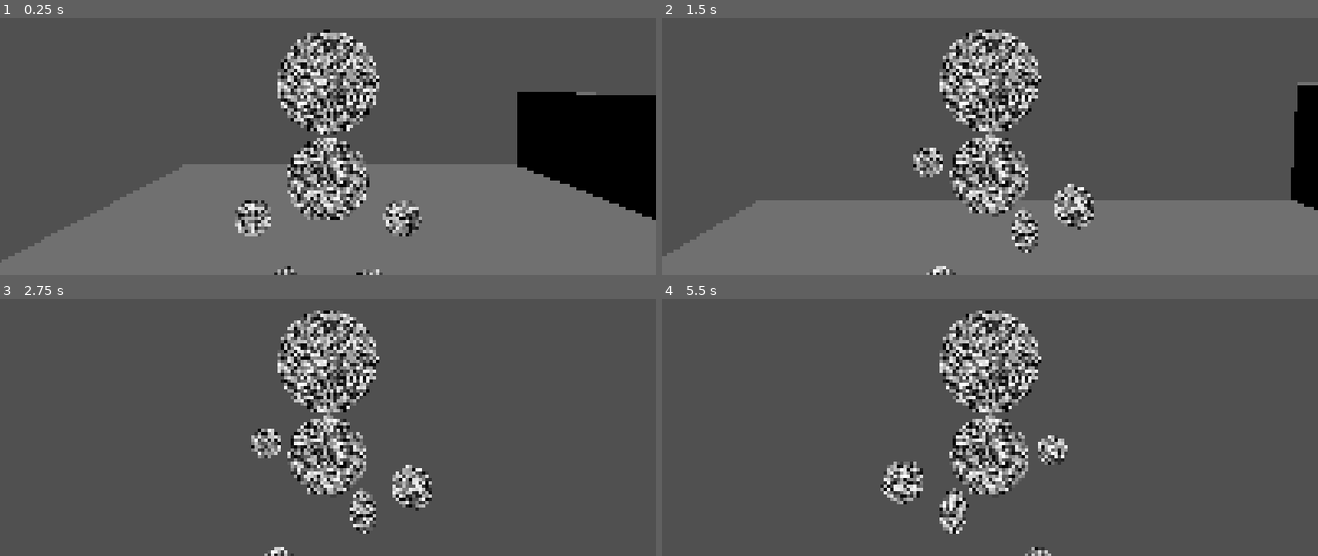
Above: before the commit, frames 1-4 (two rows, left to right).
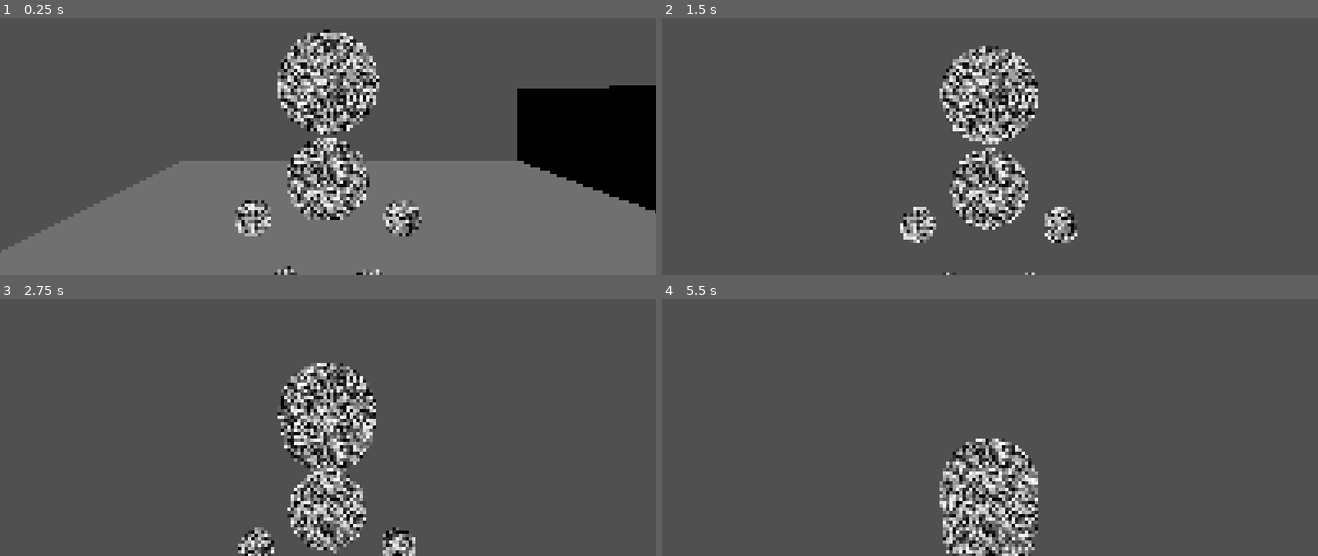
Above: after the commit, the same moments.

Repository: vvlfn/story-game
Game: Godot game, scene res://scenes/testScene/test.tscn
Two runs of this game, one before a commit and one after it. Both use one fixed random seed, a clock stepped at 60 frames per second and the inputs below.
Inputs:
- Up to frame 1 (0.25 s): no input
- Up to frame 2 (1.5 s): tap Enter at 0.5 s; hold Space (jump) 0.53-1.28 s; hold W (walk_forward) from 0.53 s (still down); tap Down (look_down) at 1.35 s
- Up to frame 3 (2.75 s): keep holding W (walk_forward); tap Space (jump) at 1.52, 1.55, 1.82 s; hold Space (jump) from 2.03 s (still down); tap Left (look_left) at 2.1 s
- Up to frame 4 (5.5 s): keep holding W (walk_forward); release Space (jump) at 2.78 s; tap Right (look_right) at 2.85 s; tap Space (jump) at 3.02, 3.05, 3.32, 4.35, 4.52, 4.82 s; hold Space (jump) 3.53-4.28 s; tap Up (look_up) at 3.6 s; hold Space (jump) from 5.03 s (still down); tap Down (look_down) at 5.1 s

The runs differ from the first frame. In frame 1, 2.4% of the frame differs, in the area x 0-100%, y 26-96%; in frame 2, 30%, in the area x 0-100%, y 4-100%; in frame 3, 7.6%; in frame 4, 8.6%.

Commit message:
some stuff i tihnk:

Diff:
--- /dev/null
+++ b/scenes/gameLevel/base_level.tscn
@@ -0,0 +1,9 @@
+[gd_scene load_steps=2 format=3 uid="uid://dvrhjvhhyoq3a"]
+
+[sub_resource type="PlaneMesh" id="PlaneMesh_tcsoj"]
+
+[node name="BaseLevel" type="Node3D"]
+
+[node name="MeshInstance3D" type="MeshInstance3D" parent="."]
+transform = Transform3D(6.481894, 0, 0, 0, 1, 0, 0, 0, 8.638813, 0, 0, 0)
+mesh = SubResource("PlaneMesh_tcsoj")
--- a/scenes/player/camera_controller.gd
+++ b/scenes/player/camera_controller.gd
@@ -1,7 +1,7 @@
 extends Node3D
 
 @onready var root: CharacterBody3D = get_parent()
-var SENSITIVITY: Vector2 = Vector2(3, 3)
+var SENSITIVITY: Vector2 = Vector2(2, 2)
 
 func _ready() -> void:
 	Input.mouse_mode = Input.MOUSE_MODE_CAPTURED
@@ -9,5 +9,5 @@
 func _process(_delta: float) -> void:
 	var turnInput: Vector2 = Input.get_vector("look_left","look_right", "look_up","look_down")
 	root.rotation.y -= turnInput.x / 100 * SENSITIVITY.x
-	var newCameraPos: float = $CameraPos.position.y + (turnInput.y / 100 * SENSITIVITY.y)
+	var newCameraPos: float = $CameraPos.position.y - (turnInput.y / 100 * SENSITIVITY.y)
 	$CameraPos.position.y = clampf(newCameraPos, 0, 3)
--- a/scenes/player/movement_controller.gd
+++ b/scenes/player/movement_controller.gd
@@ -3,16 +3,14 @@
 @onready var animation = $AnimationPlayer
 @export var _camera: Camera3D
 
-var JUMP_STRENGTH: float = 300.0
-
-
-var SPEED: float = 2.0
+var JUMP_STRENGTH: float = 5.0
+var SPEED: float = 5.0
 func _ready() -> void:
 	pass
 
-func _physics_process(_delta: float) -> void:
-	if !is_on_floor():
-		velocity += get_gravity()
+func _process(delta: float) -> void:
+	if not is_on_floor():
+		velocity += get_gravity() * delta
 
 	_camera.global_position = $CameraCenter/CameraPos.global_position
 	_camera.look_at($CameraCenter.global_position)
@@ -21,18 +19,23 @@
 	var moveDirection: Vector3 = (transform.basis * Vector3(movementInput.x, 0, movementInput.y)).normalized()
 	#var turnDirection: float = movementInput.x
 
-	velocity = moveDirection * SPEED
 
-	if Input.is_action_pressed("jump") and is_on_floor():
+	if moveDirection:
+		velocity.x = moveDirection.x * SPEED * delta * 60
+		velocity.z = moveDirection.z * SPEED * delta * 60
+	else:
+		velocity.x = move_toward(velocity.x, 0, SPEED)
+		velocity.z = move_toward(velocity.z, 0, SPEED)
+
+	if Input.is_action_just_pressed("jump") and is_on_floor():
 		print("test")
-		velocity.y += JUMP_STRENGTH
+		velocity.y = JUMP_STRENGTH
 
-	#rotation_degrees.y -= turnDirection * 3
-	if velocity:
+
+	if velocity and is_on_floor():
 		animation.play("walk")
-		#rotation.y = atan2(-direction.x, -dire-ction.z)
 	else:
 		animation.stop()
 
-
+	print(is_on_floor())
 	move_and_slide()
--- a/scenes/player/player.tscn
+++ b/scenes/player/player.tscn
@@ -206,6 +206,7 @@
 }
 
 [node name="Player" type="CharacterBody3D"]
+floor_constant_speed = true
 script = ExtResource("1_dovo2")
 
 [node name="CollisionShape3D" type="CollisionShape3D" parent="."]
--- a/scenes/testScene/test.tscn
+++ b/scenes/testScene/test.tscn
@@ -7,7 +7,7 @@
 render_priority = 0
 shader = ExtResource("2_ejl0r")
 shader_parameter/enable_pixelation = true
-shader_parameter/enable_fog = false
+shader_parameter/enable_fog = true
 shader_parameter/enable_quantization = true
 shader_parameter/pixel_size = 4.0
 shader_parameter/fog_color = Color(0.8666667, 0, 0, 1)
@@ -35,7 +35,7 @@
 transform = Transform3D(1, 0, 0, 0, 0.8660254, 0.5, 0, -0.5, 0.8660254, 0, 2, 0)
 
 [node name="Player" parent="." node_paths=PackedStringArray("_camera") instance=ExtResource("1_ef0wl")]
-transform = Transform3D(1, 0, 0, 0, 1, 0, 0, 0, 1, -0.42083877, 0.56265426, 0.45408905)
+transform = Transform3D(1, 0, 0, 0, 1, 0, 0, 0, 1, -0.4196791, 0.7833129, 0.45612633)
 _camera = NodePath("../Camera3D")
 
 [node name="Camera3D" type="Camera3D" parent="."]
Binary file added: trees1.glb
Not shown, added: trees1.glb.import
